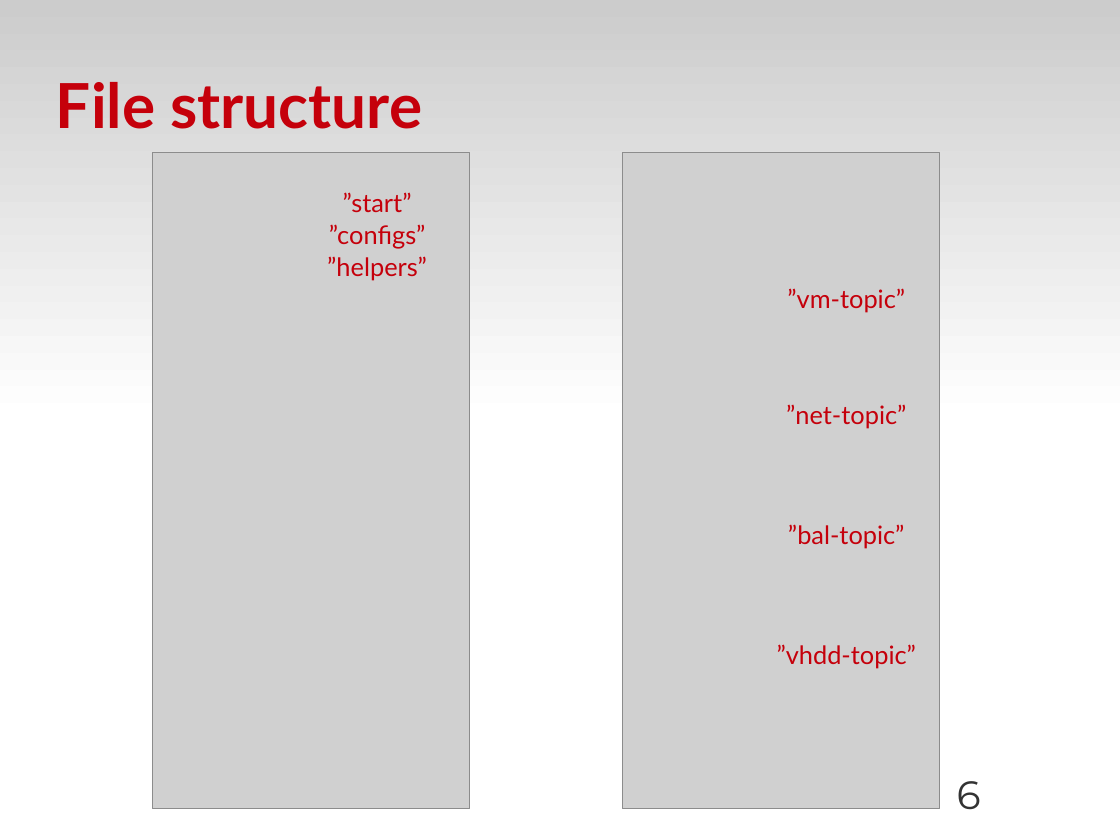
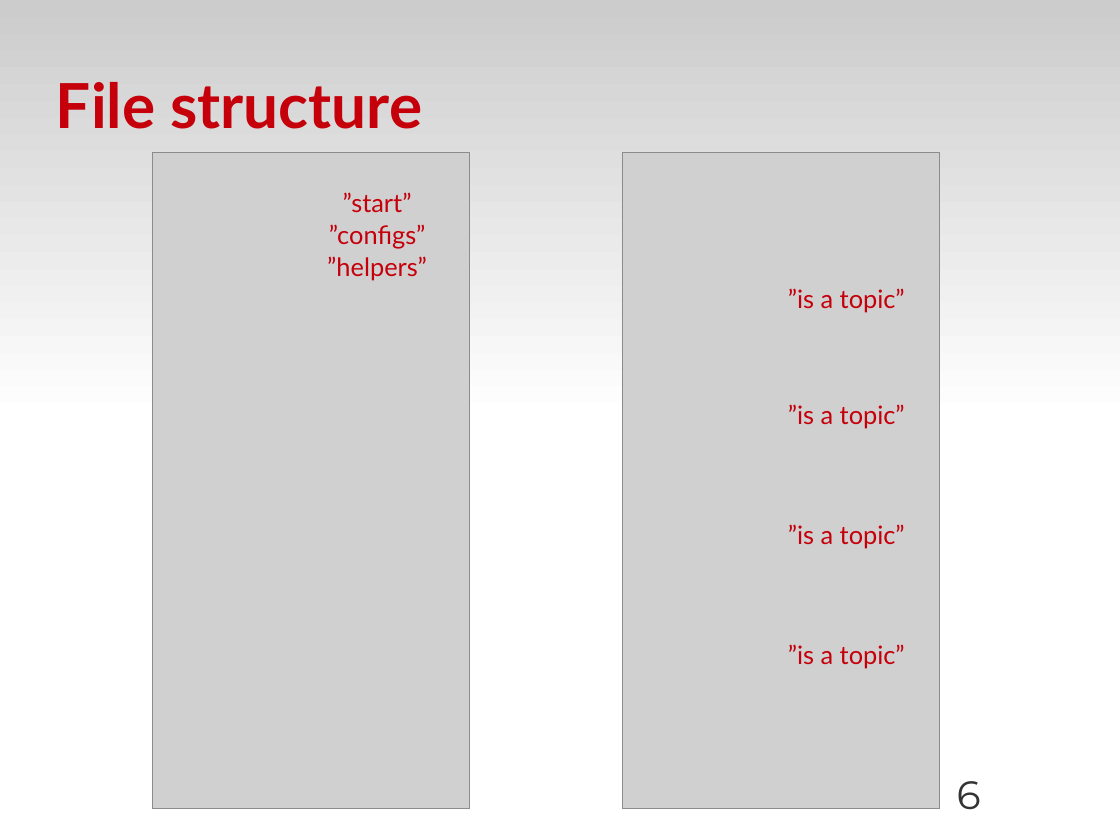
Before and after one commit to zyluo/talk-COSUG-2012, a slide deck: slide 6 of COSUG-2012.odp. Drawn at 1120x840 pixels with LibreOffice and Linux fonts; fonts in the diff are those of the drawing; grey boxes stand for pictures; background and template pictures are left out. Boxes give left, top, right and bottom in pixels: in the first picture for what was removed or moved away, otherwise in the second. Text is boxed around its words. In the diff, an @@ line names an element or a change of style, - is before the commit and + after.

```diff
--- a/COSUG-2012.odp
+++ b/COSUG-2012.odp
@@ text at (788, 288, 905, 313): text changed @@
-”vm-topic”
+”is a topic”
@@ text at (788, 404, 905, 429): text changed @@
-”net-topic”
+”is a topic”
@@ text at (788, 524, 905, 549): text changed @@
-”bal-topic”
+”is a topic”
@@ text at (788, 644, 905, 669): text changed @@
-”vhdd-topic”
+”is a topic”
```
Also in this commit, not shown: 9 other slides changed, 2 other files.
